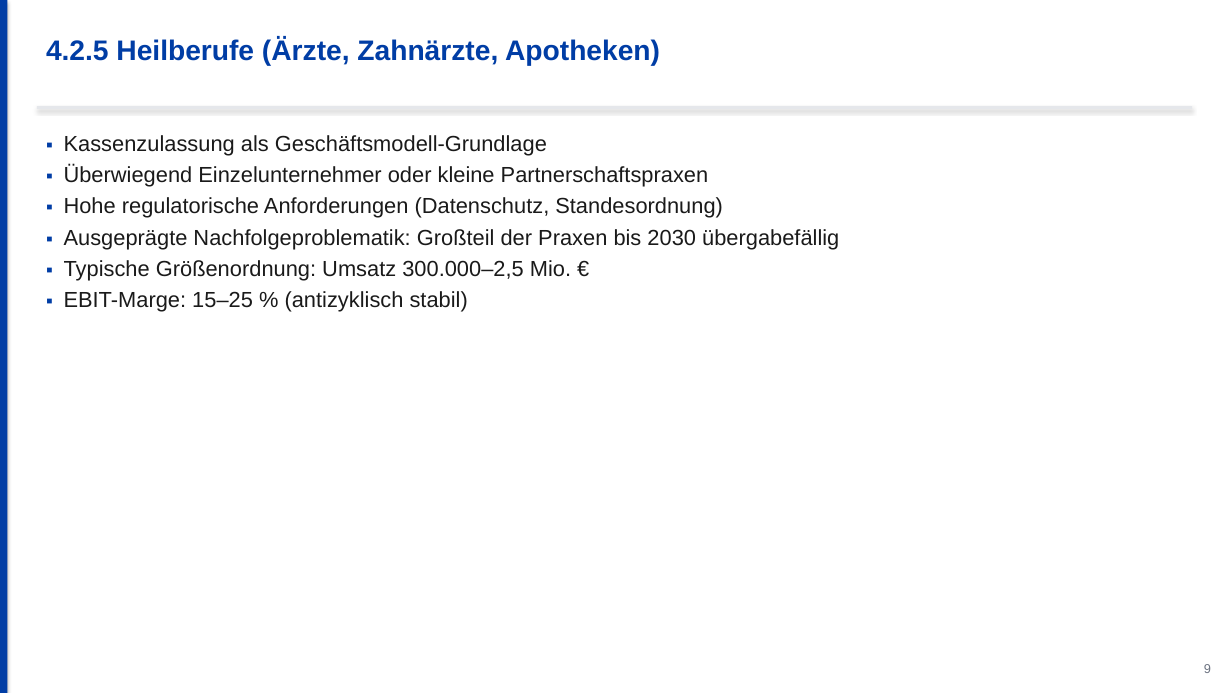
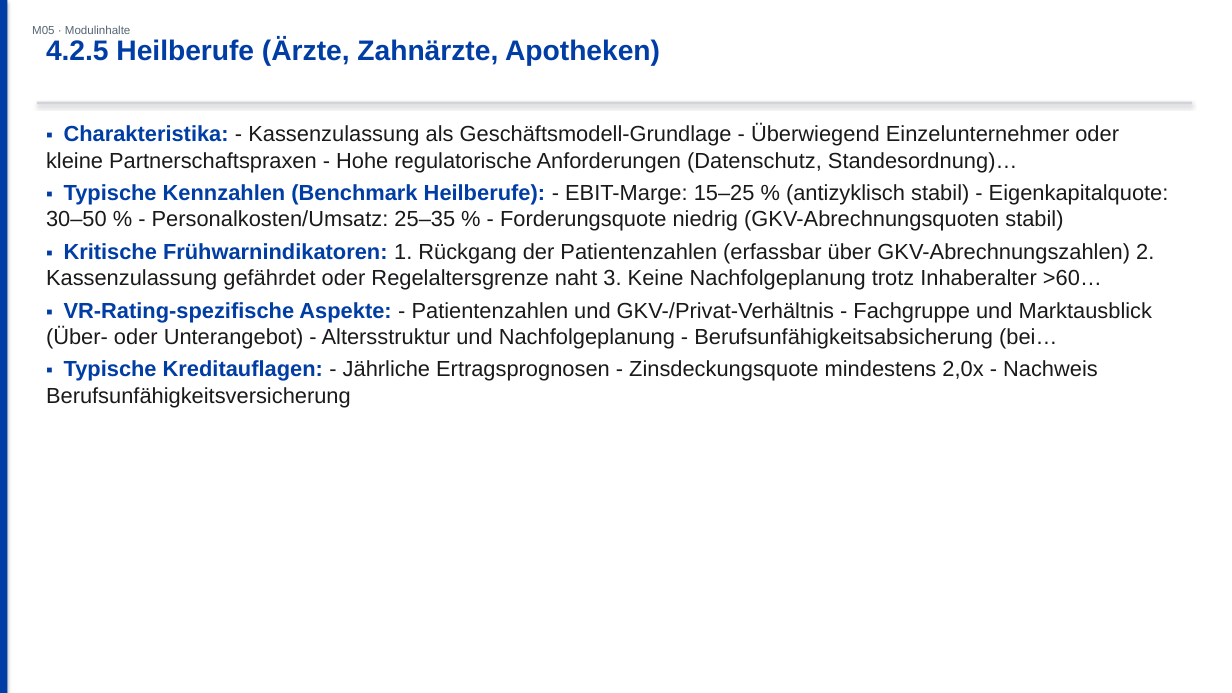
Before and after one commit to ck5rqc47pr-byte/firmenkundenakademie-online, a slide deck: slide 16 of public/downloads/praesentation/M05.pptx (slide 11 before the commit). Drawn at 1232x693 pixels with LibreOffice and Linux fonts; fonts in the diff are those of the drawing. Boxes give left, top, right and bottom in pixels: in the first picture for what was removed or moved away, otherwise in the second. Text is boxed around its words. In the diff, an @@ line names an element or a change of style, - is before the commit and + after.

```diff
--- a/public/downloads/praesentation/M05.pptx
+++ b/public/downloads/praesentation/M05.pptx
@@ text added at <box>32,25,131,34</box>, 9 pt, text #556575 @@
+M05 · Modulinhalte
@@ rectangle: place and size @@
-rectangle at <box>37,106,1192,109</box>
+rectangle at <box>37,102,1192,104</box>
@@ rectangle at <box>37,102,1192,104</box>: fill #E5E7EB to #D1D5DB @@
@@ text at <box>46,124,1169,407</box>: text changed @@
-▪ Kassenzulassung als Geschäftsmodell-Grundlage
-▪ Überwiegend Einzelunternehmer oder kleine Partnerschaftspraxen
-▪ Hohe regulatorische Anforderungen (Datenschutz, Standesordnung)
-▪ Ausgeprägte Nachfolgeproblematik: Großteil der Praxen bis 2030 übergabefällig
-▪ Typische Größenordnung: Umsatz 300.000–2,5 Mio. €
-▪ EBIT-Marge: 15–25 % (antizyklisch stabil)
+▪ Charakteristika: - Kassenzulassung als Geschäftsmodell-Grundlage - Überwiegend Einzelunternehmer oder kleine Partnerschaftspraxen - Hohe regulatorische Anforderungen (Datenschutz, Standesordnung)…
+▪ Typische Kennzahlen (Benchmark Heilberufe): - EBIT-Marge: 15–25 % (antizyklisch stabil) - Eigenkapitalquote: 30–50 % - Personalkosten/Umsatz: 25–35 % - Forderungsquote niedrig (GKV-Abrechnungsquoten stabil)
+▪ Kritische Frühwarnindikatoren: 1. Rückgang der Patientenzahlen (erfassbar über GKV-Abrechnungszahlen) 2. Kassenzulassung gefährdet oder Regelaltersgrenze naht 3. Keine Nachfolgeplanung trotz Inhaberalter >60…
+▪ VR-Rating-spezifische Aspekte: - Patientenzahlen und GKV-/Privat-Verhältnis - Fachgruppe und Marktausblick (Über- oder Unterangebot) - Altersstruktur und Nachfolgeplanung - Berufsunfähigkeitsabsicherung (bei…
+▪ Typische Kreditauflagen: - Jährliche Ertragsprognosen - Zinsdeckungsquote mindestens 2,0x - Nachweis Berufsunfähigkeitsversicherung
@@ text removed at <box>1204,664,1211,673</box> @@
-9
```
Also in this commit, not shown: 15 other slides changed, 15 slides added, 8 slides removed, 23 other files.
